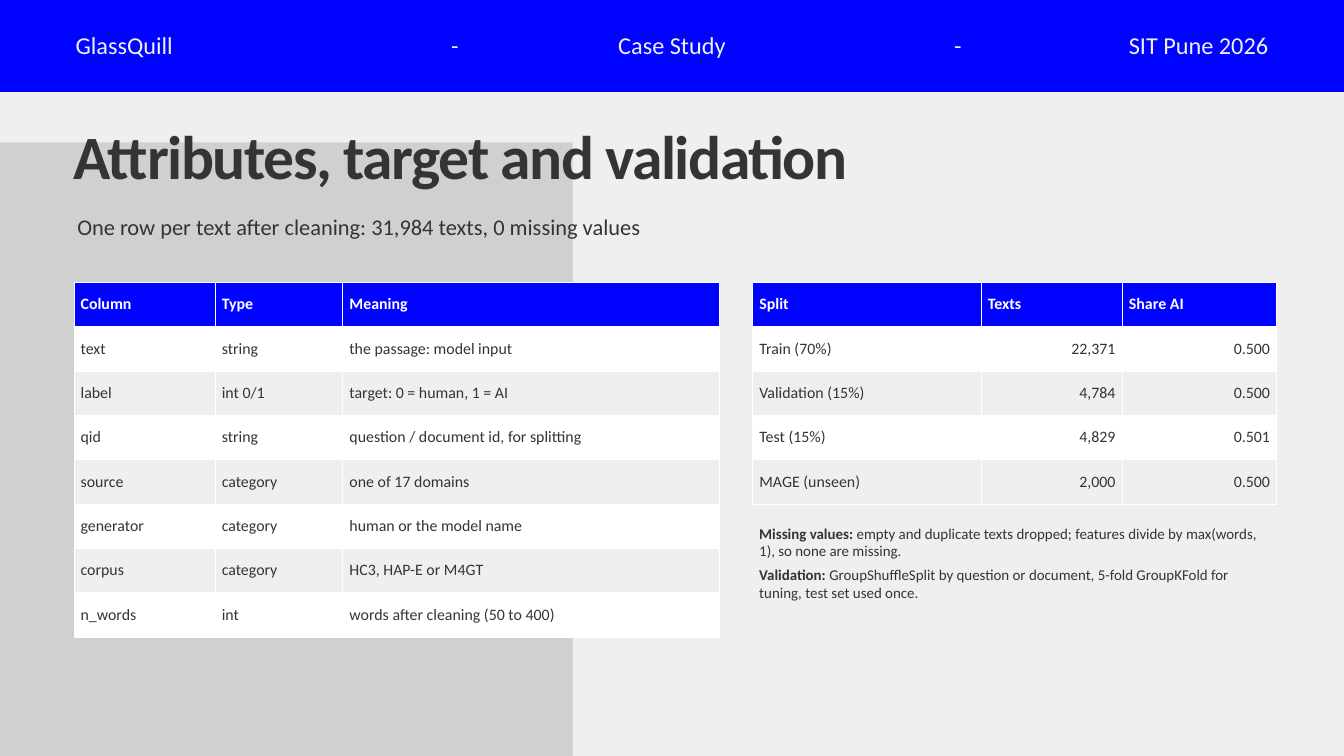
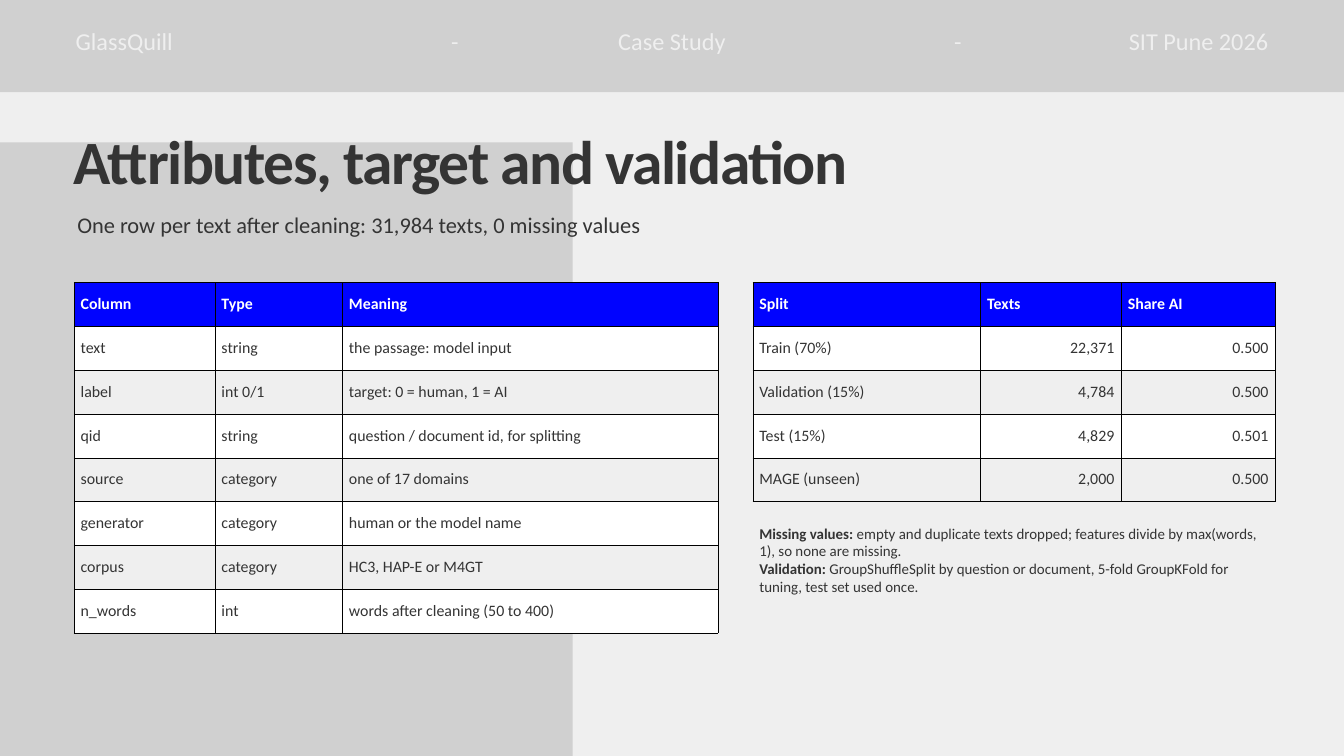
Before and after one commit to ThatOneRahul/glassquill, a slide deck: slide 7 of submissions/GlassQuill_Presentation.pptx. Drawn at 1344x756 pixels with LibreOffice and Linux fonts; fonts in the diff are those of the drawing; grey boxes stand for pictures. Boxes give left, top, right and bottom in pixels: in the first picture for what was removed or moved away, otherwise in the second. Text is boxed around its words. In the diff, an @@ line names an element or a change of style, - is before the commit and + after.

```diff
--- a/submissions/GlassQuill_Presentation.pptx
+++ b/submissions/GlassQuill_Presentation.pptx
@@ freeform shape removed at [0,0,1344,92] @@
@@ picture added at [0,0,1344,92] @@
@@ text "-" rewrapped from [403,26,507,58] to [403,21,507,58] @@
@@ text "-" rewrapped from [907,26,1010,58] to [907,21,1010,58] @@
@@ text removed at [76,37,173,58] @@
-GlassQuill
@@ text removed at [618,37,726,58] @@
-Case Study
@@ text removed at [1129,37,1268,54] @@
-SIT Pune 2026
@@ text "Attributes, target and validation": place and size @@
-text "Attributes, target and validation" at [74,135,847,190]
+text "Attributes, target and validation" at [74,140,847,195]
@@ table at [74,282,718,633] @@
@@ line spacing 1 to 20.4pt @@
@@ borders changed @@
@@ table at [753,282,1275,501] @@
@@ line spacing 1 to 20.4pt @@
@@ borders changed @@
@@ text "Missing values: empty and duplicate ..." at [759,528,1256,595]: line spacing 1 to 19.2pt; less space between paragraphs @@
```
Also in this commit, not shown: 17 other slides changed, 3 other files.
